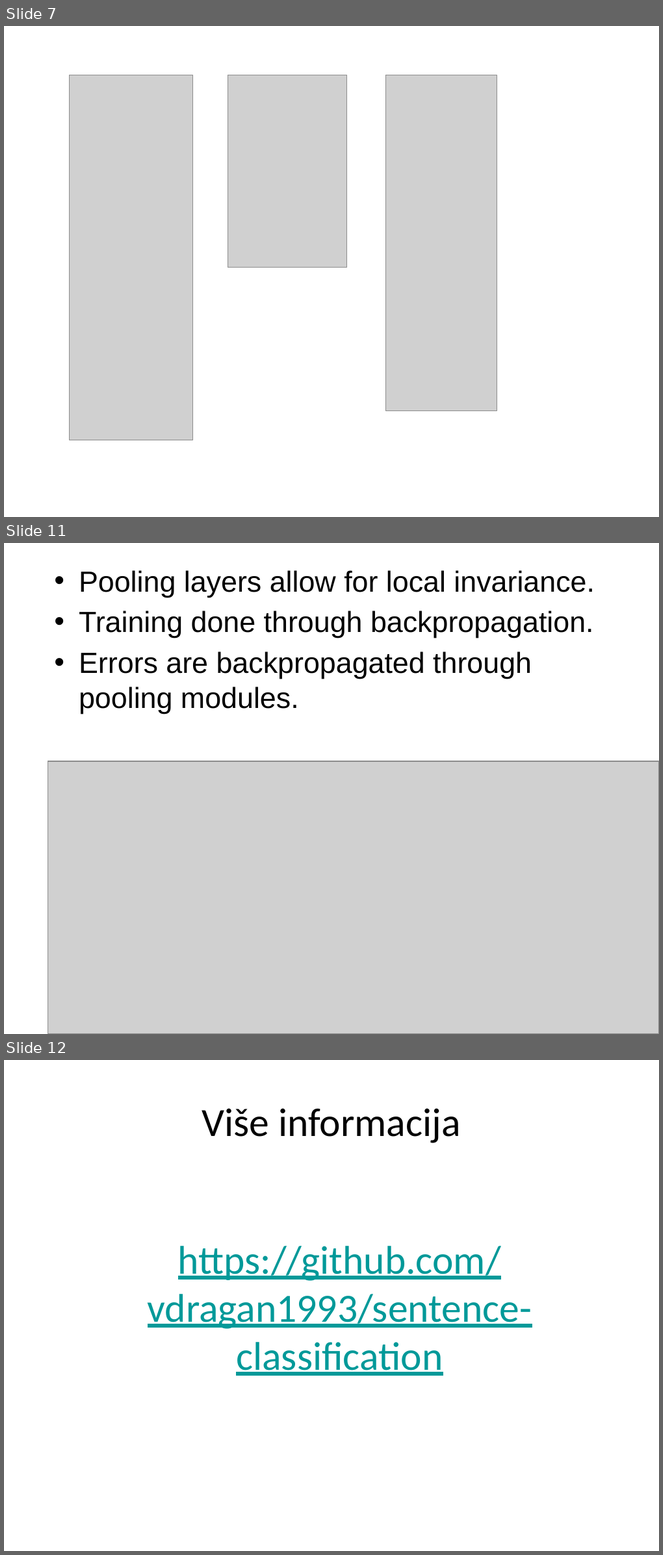
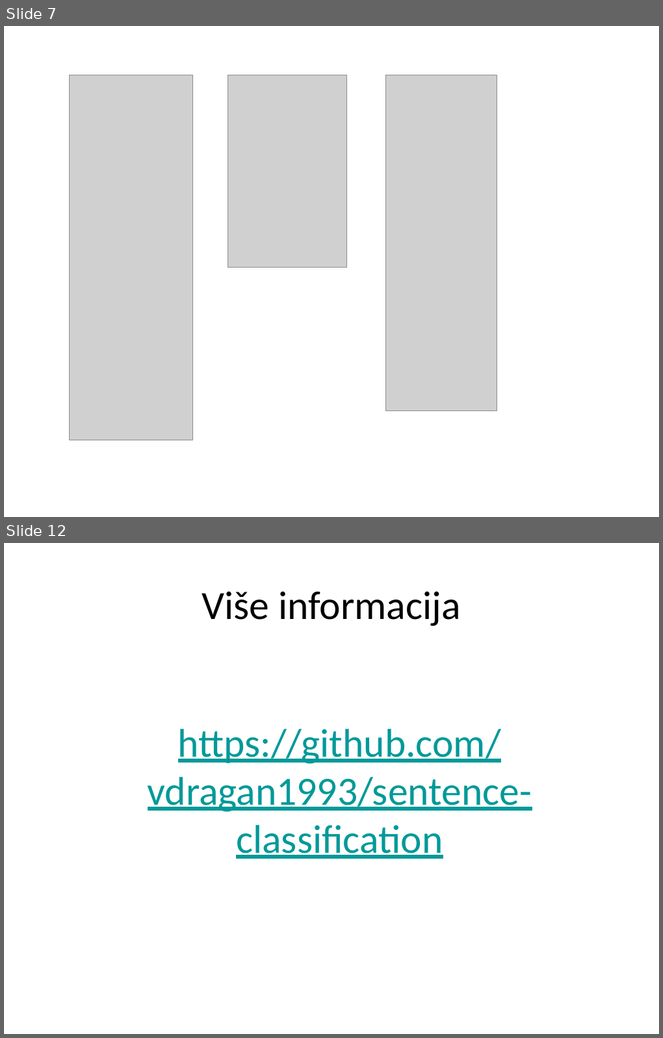
Before and after one commit to vdragan1993/sentence-classification, a slide deck: semantic_classification_ppt.pptx. Shown one above the other, each under a label of ours: slides 7, 11 and 12 before the commit, slides 7 and 12 after it; the slides between them are not shown. The pictures are 663x1555 and 663x1038 pixels, drawn with LibreOffice and Linux fonts; fonts in the diff are those of the drawing; grey boxes stand for pictures; background and template pictures are left out. Boxes give left, top, right and bottom in pixels: in the first picture for what was removed or moved away, otherwise in the second. Text is boxed around its words. In the diff, an @@ line names an element or a change of style, - is before the commit and + after.

```diff
--- a/semantic_classification_ppt.pptx
+++ b/semantic_classification_ppt.pptx
@@ slide 11 removed at <box>4,543,659,1034</box>, background picture (left out) @@
@@ text removed at <box>79,570,595,714</box> @@
-• Pooling layers allow for local invariance.
-• Training done through backpropagation.
-• Errors are backpropagated through pooling modules.
@@ picture removed at <box>48,761,659,1034</box> @@
```
Also in this commit, not shown: 1 slide changed, 3 slides added, 2 other slides removed.
